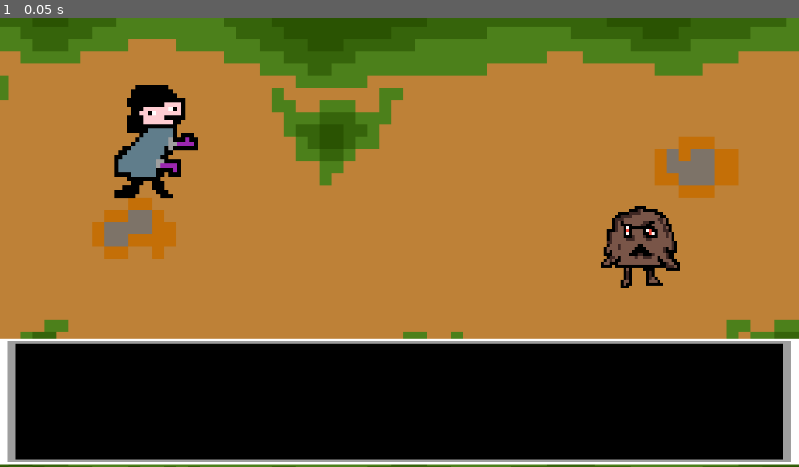
Above: before the commit, frame 1.
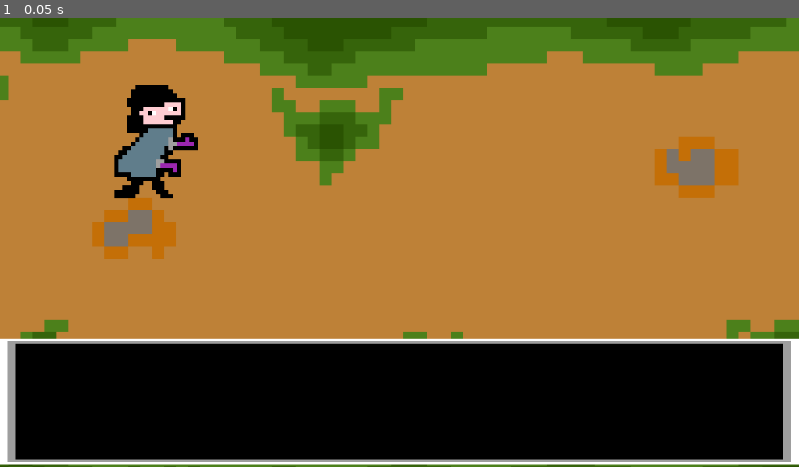
Above: after the commit, the same moment.

Repository: Poridaby/Pori-The-Game
Game: Godot game, scene res://scenes/combat.tscn
Same seed, same stepped clock (60 frames per second), same inputs: the game is played once before the commit and once after it. This scene is started directly instead of the project's main scene.
Inputs:
- Up to frame 1 (0.05 s): no input

The runs differ from the first frame. In frame 1, 1.2% of the frame differs, in the area x 75-86%, y 41-61%.
Error before the commit: Invalid access to property or key 'stats' on a base object of type 'Resource (Stats)'. (res://script/controle.gd:24)

Commit message:
aled aled sos

Diff:
--- a/pori-the-game/scenes/Inser_ellenon.tscn
+++ b/pori-the-game/scenes/Inser_ellenon.tscn
@@ -3,7 +3,7 @@
 [ext_resource type="Script" uid="uid://bkm3aafrxcd2t" path="res://script/warp.gd" id="1_dql4g"]
 [ext_resource type="PackedScene" uid="uid://be0cbrh4ogbni" path="res://scenes/panneau.tscn" id="1_sdcqm"]
 [ext_resource type="PackedScene" uid="uid://ob8ee2f8nyuc" path="res://scenes/Perso_principal.tscn" id="2_dql4g"]
-[ext_resource type="PackedScene" uid="uid://dh850ic4pibnn" path="res://scenes/first_enemy.tscn" id="4_dql4g"]
+[ext_resource type="PackedScene" uid="uid://ct7p06r0bcx08" path="res://scenes/enemy_scenes/ptitcrote.tscn" id="4_dql4g"]
 
 [sub_resource type="SegmentShape2D" id="SegmentShape2D_tbgi4"]
 b = Vector2(1920, 0)
@@ -60,7 +60,7 @@
 [node name="SpawnerRight" type="Marker2D" parent="."]
 position = Vector2(1626, 552)
 
-[node name="enemy" parent="." instance=ExtResource("4_dql4g")]
-position = Vector2(1195, 507)
+[node name="CharacterBody2D" parent="." instance=ExtResource("4_dql4g")]
+position = Vector2(1269, 502)
 
 [connection signal="body_entered" from="exit" to="." method="_on_exit_body_entered"]
--- a/pori-the-game/scenes/combat.tscn
+++ b/pori-the-game/scenes/combat.tscn
@@ -1,11 +1,9 @@
-[gd_scene load_steps=9 format=3 uid="uid://dm6g17dqct7ip"]
+[gd_scene load_steps=7 format=3 uid="uid://dm6g17dqct7ip"]
 
 [ext_resource type="Texture2D" uid="uid://du66nyjjny5ve" path="res://objet/New_Piskel.png" id="1_764e3"]
 [ext_resource type="Script" uid="uid://bkm3aafrxcd2t" path="res://script/warp.gd" id="1_qajva"]
 [ext_resource type="Texture2D" uid="uid://ciy5g07bh23mv" path="res://objet/player_fight_state.png" id="3_aic3r"]
-[ext_resource type="Script" uid="uid://ci6edhuxgnt0r" path="res://script/j_1.gd" id="3_p71o4"]
-[ext_resource type="Texture2D" uid="uid://bl1hn5uijamw" path="res://objet/enemie.png" id="4_4l26h"]
-[ext_resource type="Script" uid="uid://dfuynhptbgba" path="res://script/ptitcrote.gd" id="5_4gnb8"]
+[ext_resource type="Script" uid="uid://ci6edhuxgnt0r" path="res://script/Joueur_fight.gd" id="3_p71o4"]
 [ext_resource type="Script" uid="uid://dgv8bxgitmt86" path="res://script/controle.gd" id="6_vcae8"]
 [ext_resource type="Texture2D" uid="uid://cohebqbv2wfc4" path="res://objet/boite de dialogue.png" id="7_osi8t"]
 
@@ -26,16 +24,6 @@
 scale = Vector2(10.03125, 10.5)
 texture = ExtResource("3_aic3r")
 
-[node name="Enemy" type="Node2D" parent="."]
-position = Vector2(1539, 537)
-script = ExtResource("5_4gnb8")
-
-[node name="Enemie" type="Sprite2D" parent="Enemy"]
-texture_filter = 1
-scale = Vector2(6.78125, 7.09375)
-texture = ExtResource("4_4l26h")
-flip_h = true
-
 [node name="HUD" type="Control" parent="."]
 layout_mode = 3
 anchors_preset = 0
--- a/pori-the-game/scenes/Enemy.tscn
+++ b/pori-the-game/scenes/enemy_scenes/Enemy.tscn
@@ -1,13 +1,14 @@
 [gd_scene load_steps=4 format=3 uid="uid://bssw6l8yhu13w"]
 
 [ext_resource type="Texture2D" uid="uid://bl1hn5uijamw" path="res://objet/enemie.png" id="1_3gvst"]
-[ext_resource type="Script" uid="uid://coc4o0mgka0qa" path="res://script/enemy_class.gd" id="1_55jtl"]
 
 [sub_resource type="RectangleShape2D" id="RectangleShape2D_mpr68"]
 size = Vector2(91, 80.375)
 
+[sub_resource type="RectangleShape2D" id="RectangleShape2D_55jtl"]
+size = Vector2(90.5, 80)
+
 [node name="CharacterBody2D" type="CharacterBody2D"]
-script = ExtResource("1_55jtl")
 
 [node name="Sprite2D" type="Sprite2D" parent="."]
 texture_filter = 1
@@ -17,3 +18,9 @@
 [node name="CollisionShape2D" type="CollisionShape2D" parent="."]
 position = Vector2(0, 6.1875)
 shape = SubResource("RectangleShape2D_mpr68")
+
+[node name="Area2D" type="Area2D" parent="."]
+
+[node name="CollisionShape2D" type="CollisionShape2D" parent="Area2D"]
+position = Vector2(-0.25, 6)
+shape = SubResource("RectangleShape2D_55jtl")
--- /dev/null
+++ b/pori-the-game/scenes/enemy_scenes/ptitcrote.tscn
@@ -0,0 +1,17 @@
+[gd_scene load_steps=3 format=3 uid="uid://ct7p06r0bcx08"]
+
+[ext_resource type="PackedScene" uid="uid://bssw6l8yhu13w" path="res://scenes/enemy_scenes/Enemy.tscn" id="1_x77ld"]
+[ext_resource type="Script" uid="uid://34f17bpejjs5" path="res://script/touch_enemy.gd" id="2_n83ry"]
+
+[node name="CharacterBody2D" instance=ExtResource("1_x77ld")]
+
+[node name="CollisionShape2D" parent="." index="1"]
+position = Vector2(-1.1875, 2.625)
+
+[node name="Area2D" parent="." index="2"]
+script = ExtResource("2_n83ry")
+
+[node name="CollisionShape2D" parent="Area2D" index="0"]
+position = Vector2(0, 6)
+
+[connection signal="body_entered" from="Area2D" to="Area2D" method="_on_body_entered"]
--- a/pori-the-game/script/j_1.gd
+++ b/pori-the-game/script/Joueur_fight.gd
@@ -1,4 +1,4 @@
-extends Stats
+extends Node
 
 func player_attack():
 	print("Ca frappe")
--- /dev/null
+++ b/pori-the-game/script/PtitcroteStats.tres
@@ -0,0 +1,9 @@
+[gd_resource type="Resource" script_class="Stats" load_steps=2 format=3 uid="uid://cjs0528cpdfri"]
+
+[ext_resource type="Script" uid="uid://x40isc0mxtcj" path="res://script/stats.gd" id="1_a8k10"]
+
+[resource]
+script = ExtResource("1_a8k10")
+pv = null
+pm = null
+metadata/_custom_type_script = "uid://x40isc0mxtcj"
--- a/pori-the-game/script/controle.gd
+++ b/pori-the-game/script/controle.gd
@@ -1,33 +1 @@
 extends Control
-
-enum Turn { PLAYER, MOB }
-var turn_now : Turn
-
-var character : Stats
-var enemy : Stats
-
-func turn_player():
-	if Input.is_action_pressed("action_fight"):
-		$"../J1".player_attack()
-	if Input.is_action_pressed("action_heal"):
-		$"../J1".player_heal()
-	if Input.is_action_pressed("action_run"):
-		$"../J1".player_run()
-
-func turn_enemy():
-	pass
-
-func _ready():
-	character = Stats.new()
-	enemy = Stats.new()
-
-	if character.stats["SPEED"] >= enemy.stats["SPEED"]:
-		turn_now = Turn.PLAYER
-	else:
-		turn_now = Turn.MOB
-
-func _physics_process(_delta):
-	if turn_now == Turn.PLAYER:
-		turn_player()
-	elif turn_now == Turn.MOB:
-		turn_enemy()
--- a/pori-the-game/script/enemy_class.gd
+++ b/pori-the-game/script/ptitcrote_fight.gd
@@ -1,8 +1,9 @@
-extends CharacterBody2D
-class_name Enemy
+extends Node
 
 @export var stats: Stats
+var pv_max: int
 var pv: int
+var pm_max: int
 var pm: int
 var atk: int
 var def: int
@@ -10,7 +11,6 @@
 var pierre: int
 
 func _ready():
-	name = stats.name
 	pv = stats.pv_max
 	pm = stats.pm_max
 	atk = stats.atk
--- /dev/null
+++ b/pori-the-game/script/touch_enemy.gd
@@ -0,0 +1,6 @@
+extends Node
+
+
+func _on_body_entered(body):
+	if body is Player:
+		get_tree().change_scene_to_file("res://scenes/combat.tscn")
Renamed: pori-the-game/script/j_1.gd.uid -> pori-the-game/script/Joueur_fight.gd.uid
Not shown, removed: pori-the-game/script/enemy_class.gd.uid
Not shown, added: pori-the-game/script/ptitcrote_fight.gd.uid
Not shown, added: pori-the-game/script/touch_enemy.gd.uid
